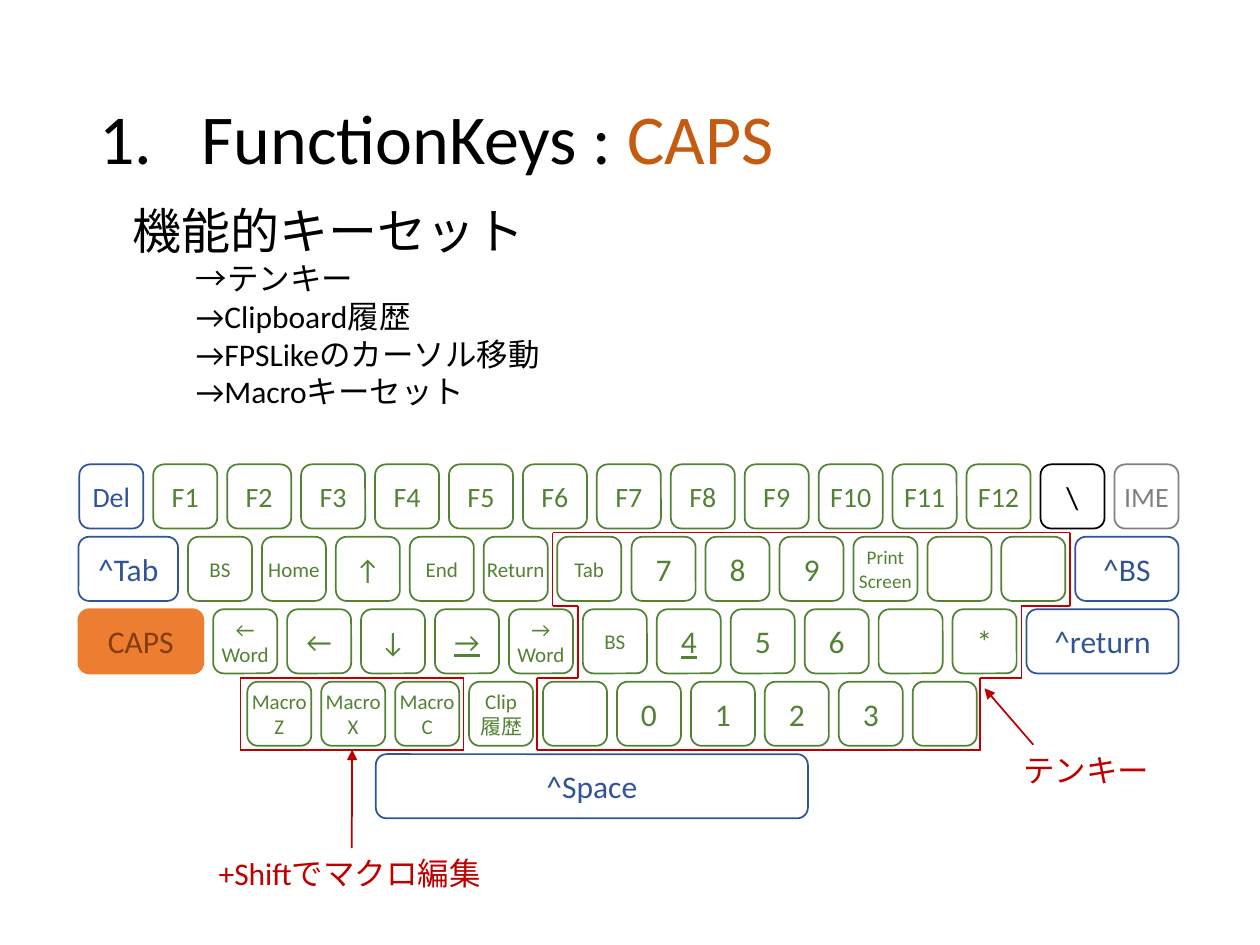
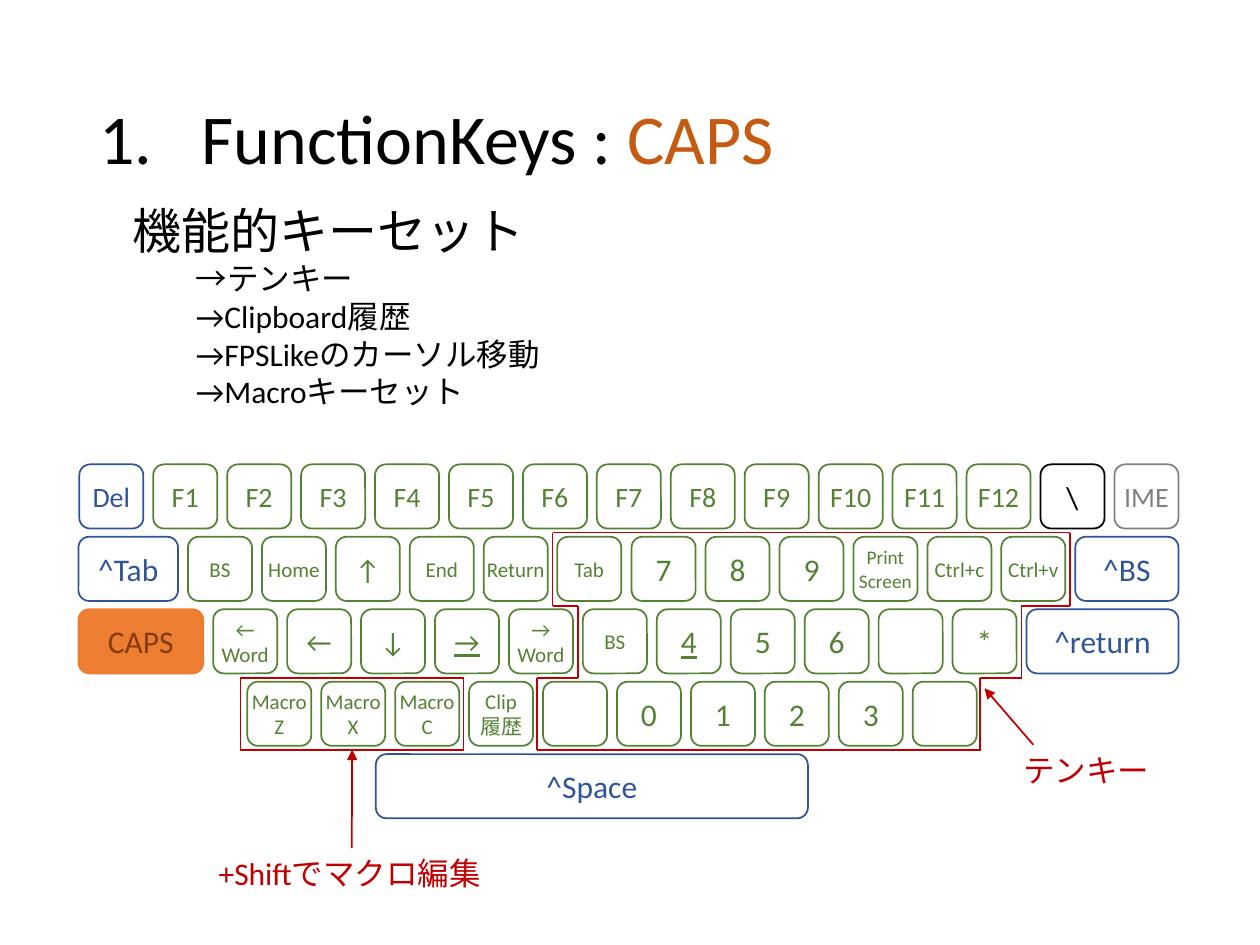
Before and after one commit to ittooo66/myAHK, a slide deck: slide 6 of MANUAL.pptx. Drawn at 1260x945 pixels with LibreOffice and Linux fonts; fonts in the diff are those of the drawing. Boxes give left, top, right and bottom in pixels: in the first picture for what was removed or moved away, otherwise in the second. Text is boxed around its words. In the diff, an @@ line names an element or a change of style, - is before the commit and + after.

```diff
--- a/MANUAL.pptx
+++ b/MANUAL.pptx
@@ text in rounded rectangle at [935, 562, 985, 577]: text added @@
+Ctrl+c
@@ text in rounded rectangle at [1008, 562, 1058, 577]: text added @@
+Ctrl+v
```
Also in this commit, not shown: 3 other slides changed, 1 other file.
